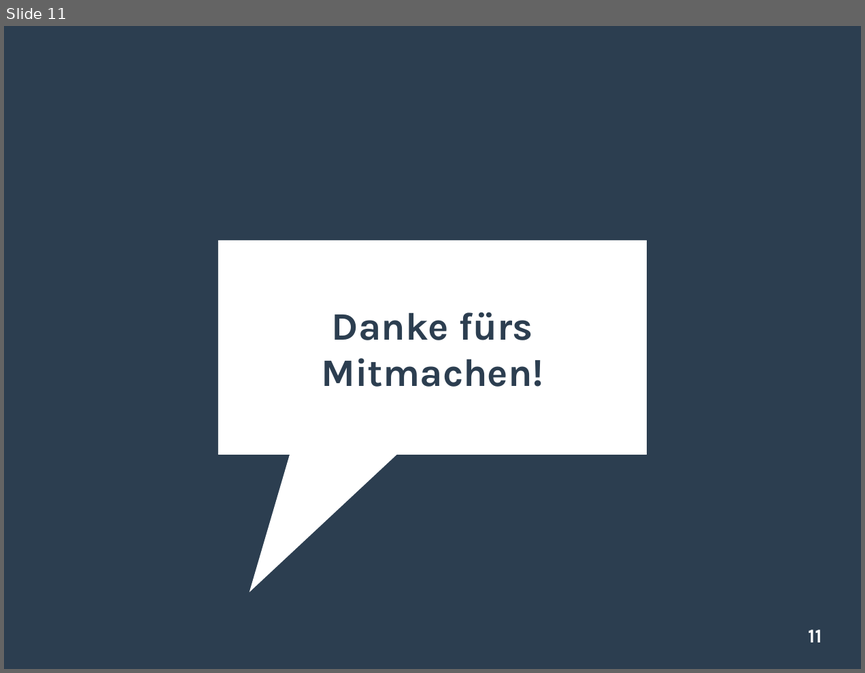
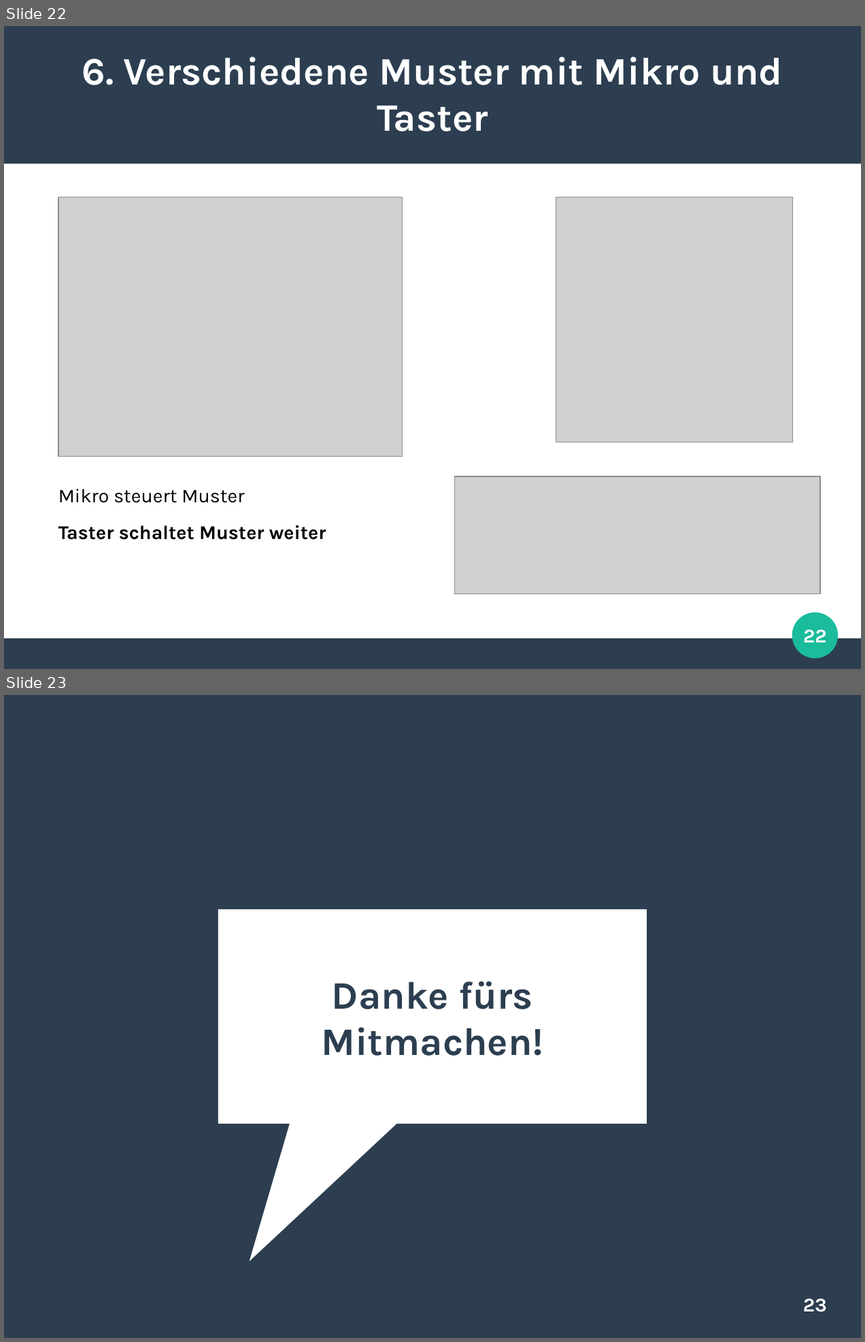
Before and after one commit to SSchwoebel/Schirm, a slide deck: Workshop/workshop.odp. Shown one above the other, each under a label of ours: slide 11 before the commit, slides 22 and 23 after it. The pictures are 865x673 and 865x1342 pixels, drawn with LibreOffice and Linux fonts; fonts in the diff are those of the drawing; grey boxes stand for pictures. Boxes give left, top, right and bottom in pixels: in the first picture for what was removed or moved away, otherwise in the second. Text is boxed around its words. In the diff, an @@ line names an element or a change of style, - is before the commit and + after.

```diff
--- a/Workshop/workshop.odp
+++ b/Workshop/workshop.odp
@@ slide 22 added at (x1=4, y1=26, x2=861, y2=669), background #FFFFFF @@
@@ rectangle added at (x1=4, y1=26, x2=861, y2=163), fill #2C3E50 @@
@@ title added at (x1=82, y1=57, x2=783, y2=131), 36 pt, text #FFFFFF, bold @@
+6. Verschiedene Muster mit Mikro und Taster
@@ picture added at (x1=58, y1=197, x2=402, y2=456) @@
@@ picture added at (x1=556, y1=197, x2=793, y2=442) @@
@@ text added at (x1=58, y1=488, x2=244, y2=503), 18 pt, text #000000 @@
+Mikro steuert Muster
@@ picture added at (x1=455, y1=476, x2=821, y2=594) @@
@@ text added at (x1=58, y1=524, x2=326, y2=539), 18 pt, text #000000, bold @@
+Taster schaltet Muster weiter
@@ ellipse added at (x1=792, y1=612, x2=838, y2=658), fill #1ABC9C @@
@@ page number added at (x1=803, y1=629, x2=827, y2=642), 18 pt, text #FFFFFF, bold @@
+22
@@ rectangle added at (x1=4, y1=638, x2=861, y2=668), fill #2C3E50 @@
@@ what was slide 11 is now slide 23 @@
@@ page number at (x1=803, y1=1298, x2=827, y2=1312): text changed @@
-11
+23
```
Also in this commit, not shown: 13 other slides added, 2 slides removed, 11 other files.
